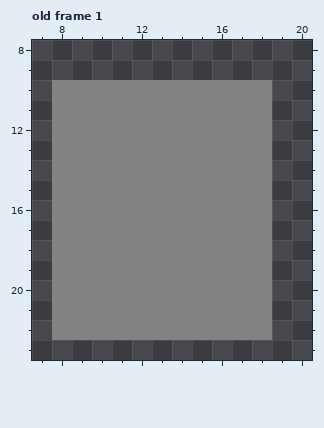
Pixel-art file, stored at Resources/Textures/Structures/Machines/VendingMachines/drugs.rsi/source/animated.aseprite. Above: the version before the commit.
32x32 pixels, 1 frame. Shown: old frame 1: x 7..20, y 8..23. The commit also changed other frames, which this record leaves out.
After the commit:
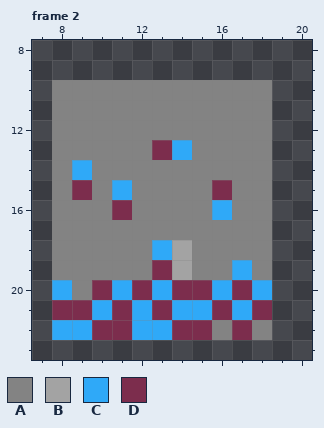
Palette (. is transparent): A #838383  B #a3a3a3  C #2fa9f8  D #7c2d4d
A new or re-ordered frame is compared with the old frame closest to it.
The exact change:
frames 1 -> 20
Frame 2 is new; against old frame 1:
The edit turns colour A into colour B in rows 18 to 19 at x 14.
The edit turns colour A into colour C in row 13 at x 14; in row 14 at x 9; in row 15 at x 11; in row 16 at x 16; in row 18 at x 13; in row 19 at x 17.
The edit turns colour A into colour C in row 20 at x 8, 11, 13, 16 and 18; in row 21 at x 10, 12, 14 to 15 and 17; in row 22 at x 8 to 9 and 12 to 13.
The edit turns colour A into colour D in row 13 at x 13; in row 15 at x 9 and 16; in row 16 at x 11; in row 19 at x 13; in row 20 at x 10, 12, 14 to 15 and 17; in row 21 at x 8 to 9, 11, 13, 16 and 18.
The edit turns colour A into colour D in row 22 at x 10 to 11, 14 to 15 and 17.
Pixel boxes of the changes (left, top, right, bottom) in both pictures:
changed: (52, 140, 272, 340)
